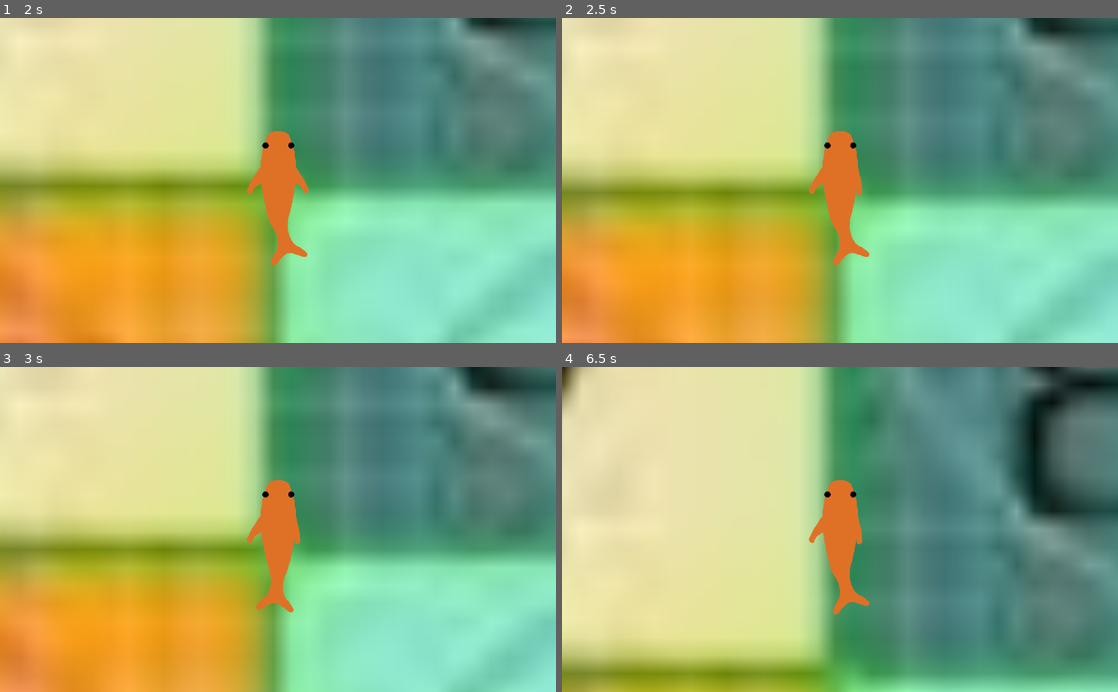
Above: before the commit, frames 1-4 (two rows, left to right).
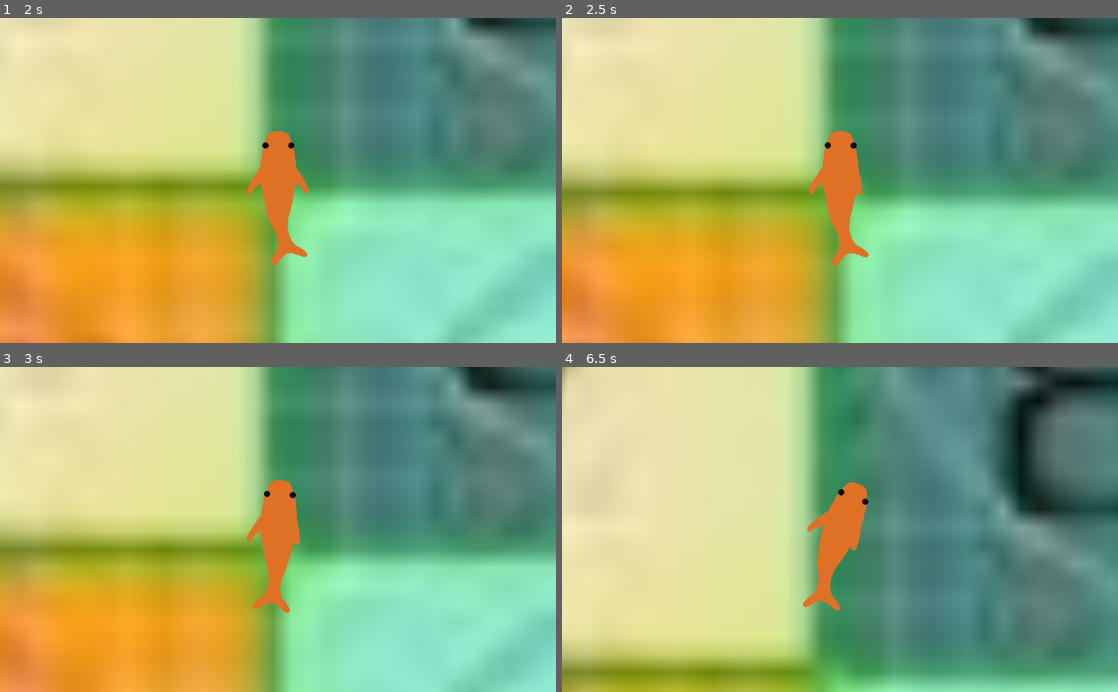
Above: after the commit, the same moments.

Repository: JordanLevy/LudumDare51
Game: Godot game, scene res://Scenes/Main.tscn
Two runs of this game, one before a commit and one after it. Both use one fixed random seed, a clock stepped at 60 frames per second and the inputs below.
Inputs:
- Up to frame 1 (2 s): tap Enter at 0.5 s; hold W 0.53-1.28 s; tap Q at 0.6 s; tap Space at 1.25 s; tap O at 1.35 s
- Up to frame 2 (2.5 s): hold W from 2.03 s (still down); tap P at 2.1 s
- Up to frame 3 (3 s): keep holding W; tap Q at 2.85 s
- Up to frame 4 (6.5 s): release W at 3.53 s; tap one key every 0.75 s from 3.6 s: O P Q O; hold W from 5.78 s (still down)

Frame 1 is identical in both runs. In frame 2, 0.1% of the frame differs, in the area x 44-56%, y 34-77%; in frame 3, 0.4%; in frame 4, 11%, in the area x 0-92%, y 0-100%.

Commit message:
Fish rotation

Diff:
--- a/Game/Scenes/FishMotion.gd
+++ b/Game/Scenes/FishMotion.gd
@@ -42,7 +42,7 @@
 		flipper_side -= 1
 	if rf_down:
 		flipper_side += 1
-	add_torque(linear_velocity.length() * flipper_side * 5)
+	apply_torque_impulse(linear_velocity.length() * flipper_side * 0.1)
 
 func use_flipper(side):
 	if side == -1:
--- a/Game/Scenes/Main.tscn
+++ b/Game/Scenes/Main.tscn
@@ -1123,7 +1123,6 @@
 texture = ExtResource( 2 )
 
 [node name="FishRigidBody" type="RigidBody2D" parent="."]
-mode = 2
 mass = 0.102041
 gravity_scale = 0.0
 can_sleep = false
